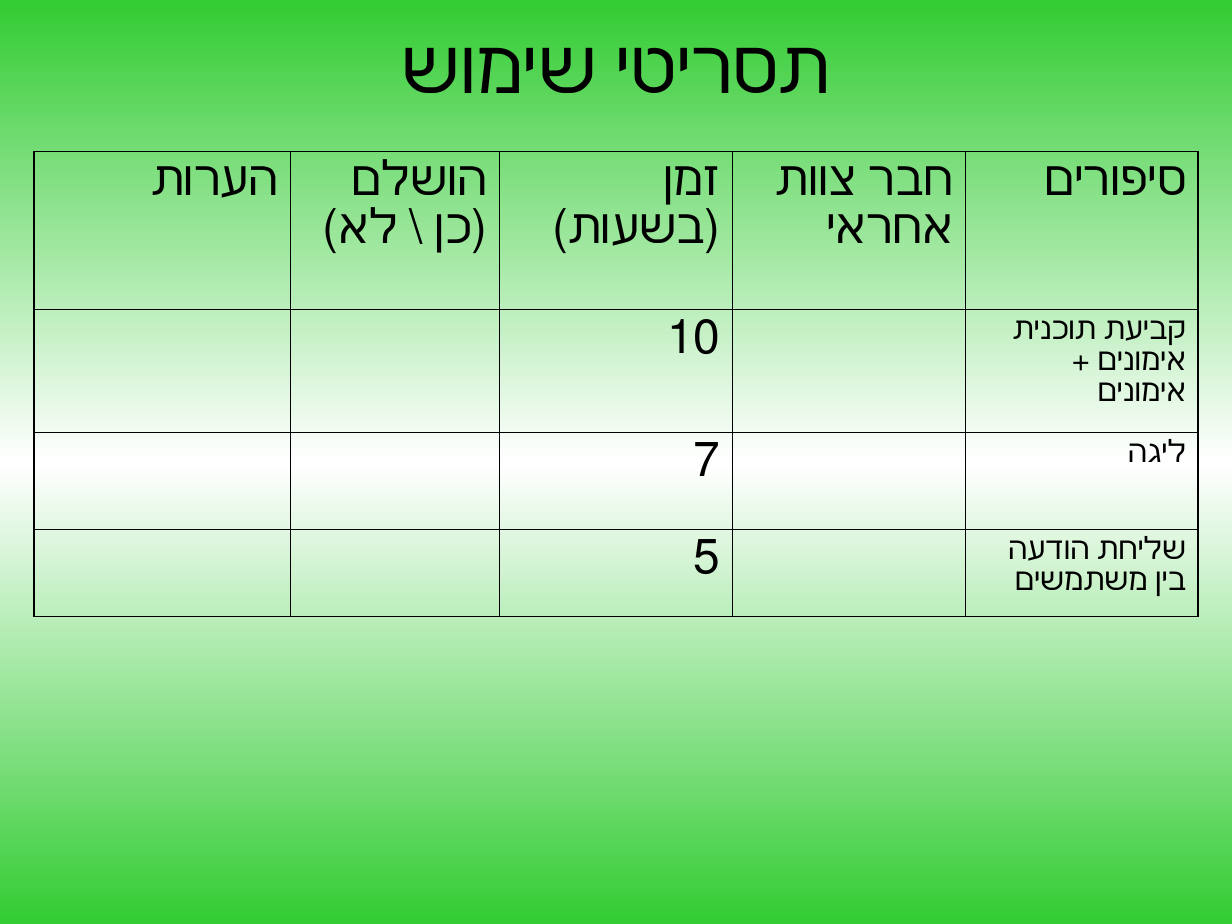
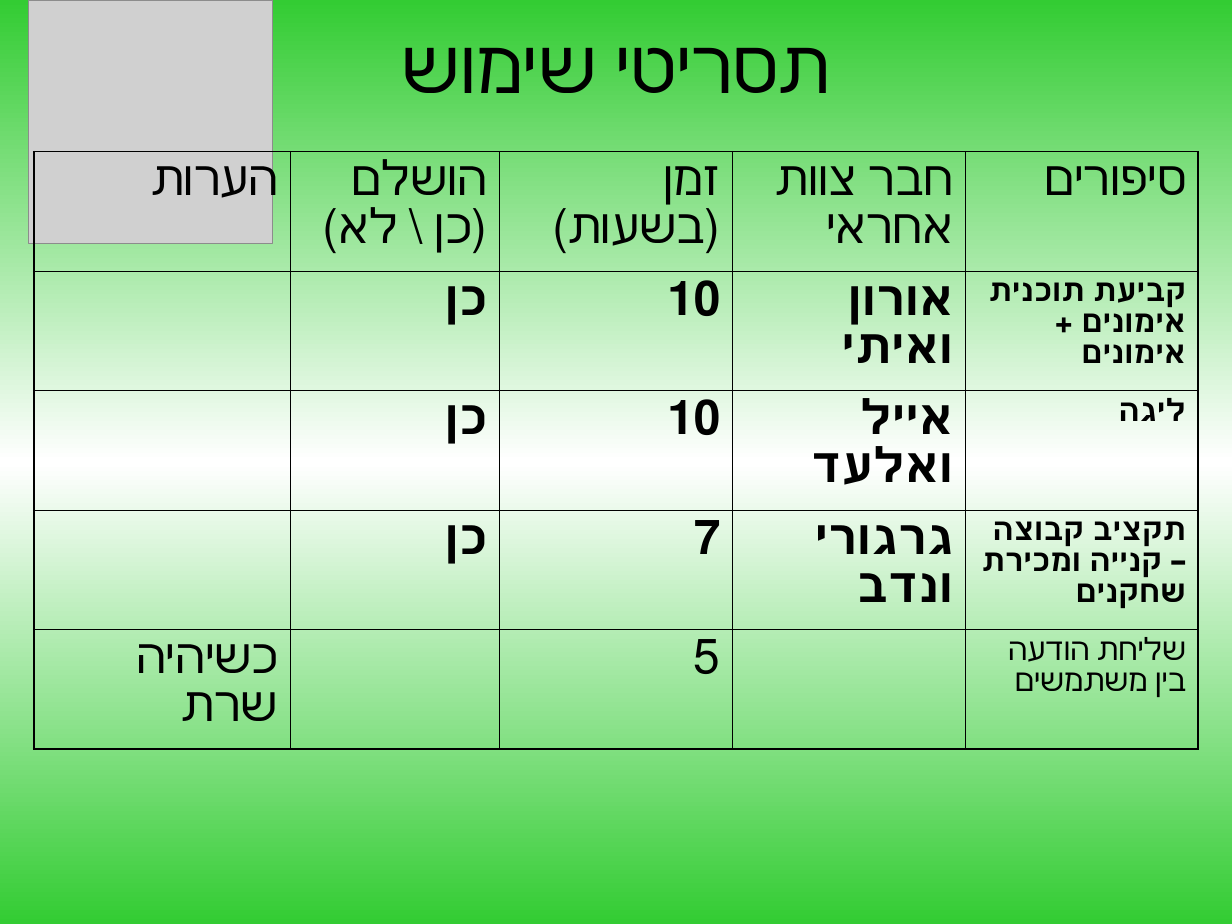
Before and after one commit to mtabsc2009/mta-hattrick, a slide deck: slide 5 of GeneralTester/progress.ppt. Drawn at 1232x924 pixels with LibreOffice and Linux fonts; fonts in the diff are those of the drawing; grey boxes stand for pictures. Boxes give left, top, right and bottom in pixels: in the first picture for what was removed or moved away, otherwise in the second. Text is boxed around its words. In the diff, an @@ line names an element or a change of style, - is before the commit and + after.

```diff
--- a/GeneralTester/progress.ppt
+++ b/GeneralTester/progress.ppt
@@ picture added at [28,0,272,244] @@
@@ table at [33,152,1198,784] @@
-row 2:  |  | 10 |  | קביעת תוכנית אימונים + אימונים
-row 3:  |  | 7 |  | ליגה
-row 4:  |  | 5 |  | שליחת הודעה בין משתמשים
+row 2:  | כן | 10 | אורון ואיתי | קביעת תוכנית אימונים + אימונים
+row 3:  | כן | 10 | אייל ואלעד | ליגה
+row 4:  | כן | 7 | גרגורי ונדב | תקציב קבוצה – קנייה ומכירת שחקנים
+row 5: כשיהיה שרת |  | 5 |  | שליחת הודעה בין משתמשים
```
Also in this commit, not shown: 6 other slides changed, 5 slides added, 2 other files.
